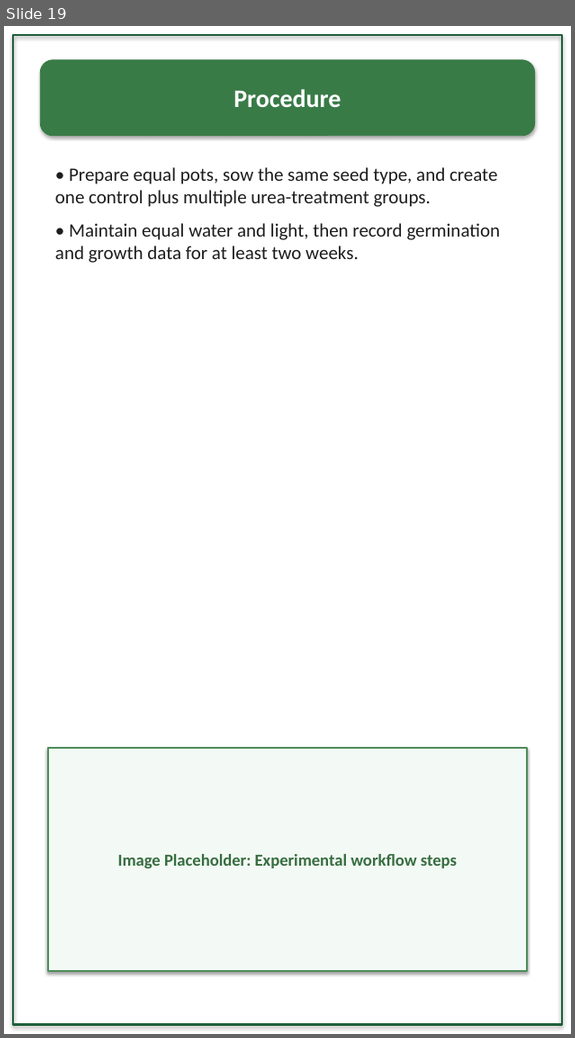
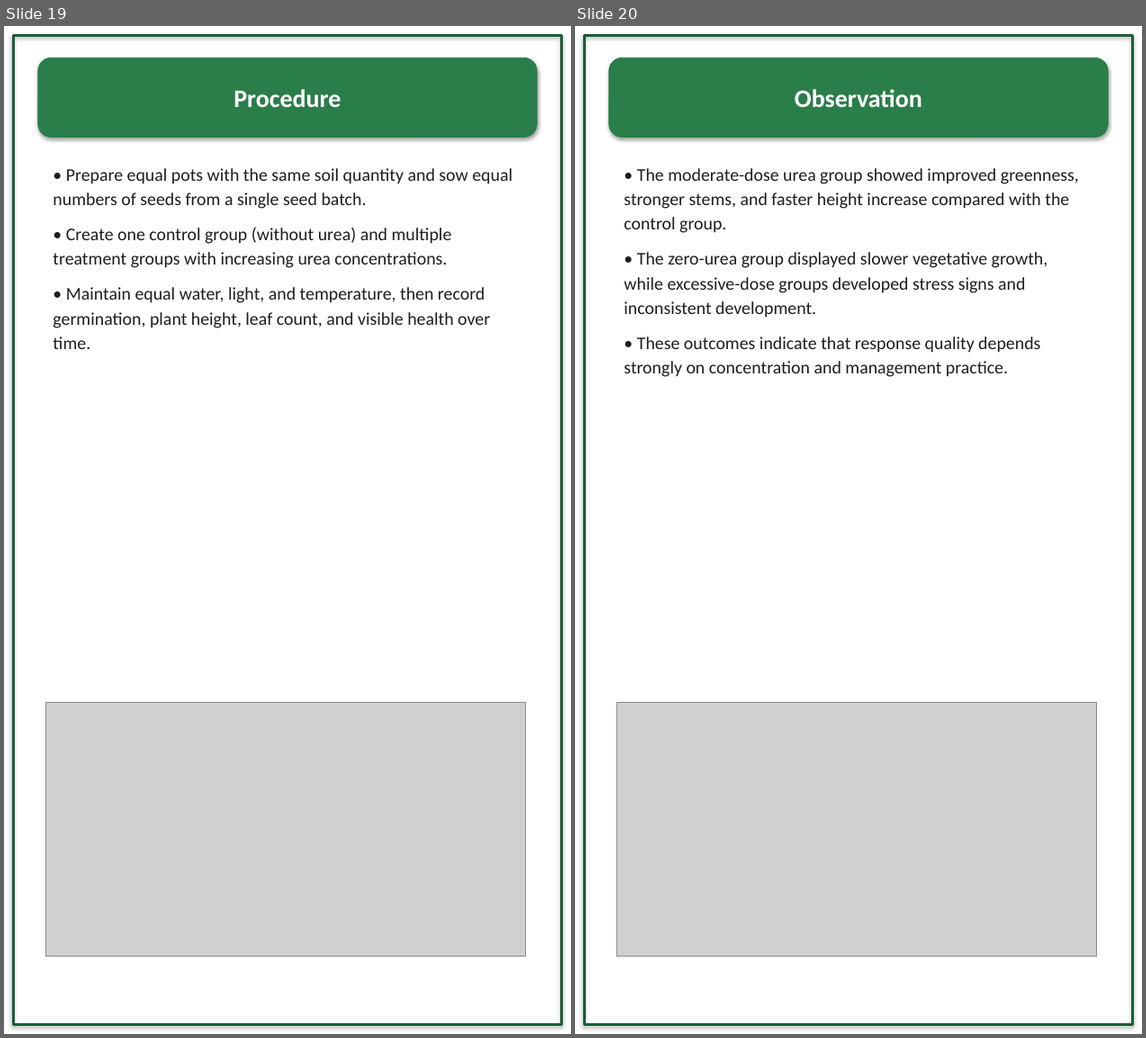
Before and after one commit to rpraut2008-stack/Vinsmoke, a slide deck: Effects_of_Urea_on_Plant_Growth.pptx. Shown side by side, each under a label of ours: slide 19 before the commit, slides 19 and 20 after it. The pictures are 575x1038 and 1146x1038 pixels, drawn with LibreOffice and Linux fonts; fonts in the diff are those of the drawing; grey boxes stand for pictures. Boxes give left, top, right and bottom in pixels: in the first picture for what was removed or moved away, otherwise in the second. Text is boxed around its words. In the diff, an @@ line names an element or a change of style, - is before the commit and + after.

```diff
--- a/Effects_of_Urea_on_Plant_Growth.pptx
+++ b/Effects_of_Urea_on_Plant_Growth.pptx
@@ slide 20 added at <box>575,26,1142,1034</box>, background #FFFFFF @@
@@ rectangle added at <box>584,35,1133,1025</box>, outline #1D5C38 2.5 pt @@
@@ rounded rectangle added at <box>609,58,1108,137</box>, fill #2A7E49, outline #2A7E49 0.75 pt, 24 pt, text #FFFFFF, bold @@
+Observation
@@ text added at <box>624,168,1079,377</box>, 17 pt, text #1E1E1E @@
+• The moderate-dose urea group showed improved greenness, stronger stems, and faster height increase compared with the control group.
+• The zero-urea group displayed slower vegetative growth, while excessive-dose groups developed stress signs and inconsistent development.
+• These outcomes indicate that response quality depends strongly on concentration and management practice.
@@ picture added at <box>616,703,1097,956</box> @@
@@ slide 19 changed as well @@
@@ rectangle at <box>13,35,562,1025</box>: outline #1F5F3A 2.2 pt to #1D5C38 2.5 pt @@
@@ rounded rectangle "Procedure" at <box>38,58,537,137</box>: fill #397B47 to #2A7E49; outline #397B47 0.75 pt to #2A7E49 0.75 pt @@
@@ text at <box>53,168,512,349</box>: text changed; size 18 to 17 pt; text colour #1D1D1D to #1E1E1E @@
-• Prepare equal pots, sow the same seed type, and create one control plus multiple urea-treatment groups.
-• Maintain equal water and light, then record germination and growth data for at least two weeks.
+• Prepare equal pots with the same soil quantity and sow equal numbers of seeds from a single seed batch.
+• Create one control group (without urea) and multiple treatment groups with increasing urea concentrations.
+• Maintain equal water, light, and temperature, then record germination, plant height, leaf count, and visible health over time.
@@ picture added at <box>45,703,526,956</box> @@
@@ rectangle removed at <box>48,748,527,971</box> @@
-Image Placeholder: Experimental workflow steps
```
Also in this commit, not shown: 10 other slides changed, 11 other slides added, 12 slides removed.
